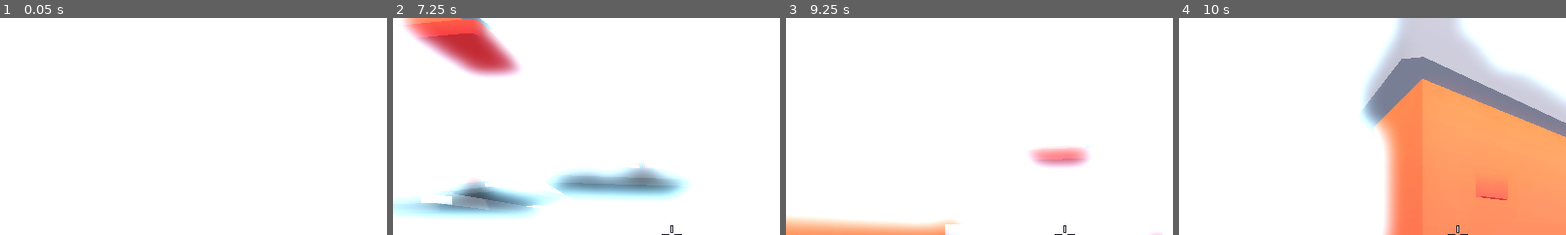
Above: before the commit, frames 1-4 (left to right).
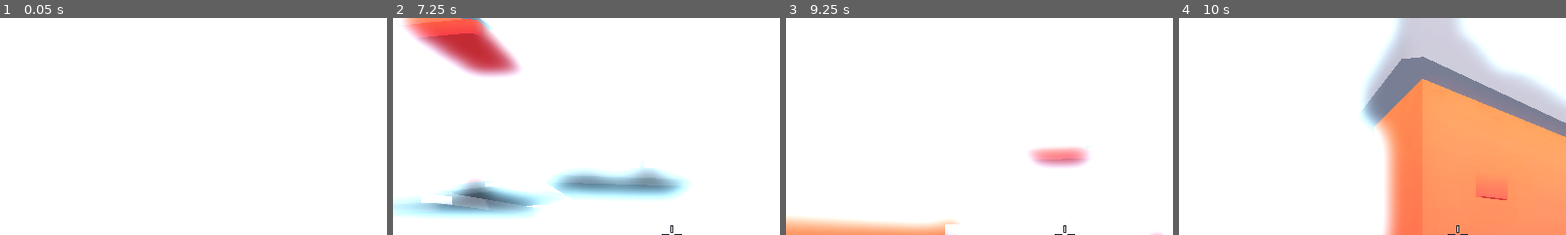
Above: after the commit, the same moments.

Repository: marcospb19/firestone
Game: Godot game, scene res://src/scenes/main.tscn
The game is run twice, just before and just after one commit, with the same random seed, the same clock (stepped at 60 frames per second) and the same inputs.
Inputs (mouse positions are % of the whole screen's width and height, from its top left):
- Up to frame 1 (0.05 s): no input
- Up to frame 2 (7.25 s): move the mouse to (55, 50) at 0.52 s; hold W (move_forward) 0.53-5.78 s; click (55, 50) at 0.6 s; tap Space (jump) at 0.77, 1.52, 3.02, 3.77, 4.52, 6.02, 6.77 s; move the mouse to (45, 50) at 1.27 s; tap Q (weapon_toggle) every 1.5 s from 1.35 to 5.85 s; move the mouse to (52, 48) at 2.02 s; click (52, 48) at 2.1 s; move the mouse to (49, 52) at 2.77 s; move the mouse to (57, 51) at 3.52 s; click (57, 51) at 3.6 s; move the mouse to (42, 49) at 4.27 s; move the mouse to (51, 50) at 5.02 s; click (51, 50) at 5.1 s; move the mouse to (46, 48) at 5.77 s; hold D (move_right) 5.78-6.53 s; move the mouse to (55, 50) at 6.52 s; hold W (move_forward) from 6.53 s (still down); click (55, 50) at 6.6 s
- Up to frame 3 (9.25 s): move the mouse to (45, 50) at 7.27 s; tap Q (weapon_toggle) at 7.35, 8.85 s; tap Space (jump) at 7.52, 9.02 s; move the mouse to (52, 48) at 8.02 s; click (52, 48) at 8.1 s; move the mouse to (49, 52) at 8.77 s; release W (move_forward) at 8.78 s; hold A (move_left) from 8.78 s (still down)
- Up to frame 4 (10 s): move the mouse to (57, 51) at 9.52 s; release A (move_left) at 9.53 s; hold W (move_forward) from 9.53 s (still down); click (57, 51) at 9.6 s; tap Space (jump) at 9.77 s
The pictures show only the part of the screen within x 14-64%, y 0-50%; the shares and areas given below are measured in that part.

The runs differ from the first frame. In frame 2, 0.5% of the frame differs, in the area x 40-66%, y 67-79%; in frame 3, less than 0.1%; in frame 4, nothing differs.

Commit message:
fix enemies using local position for turning

Diff:
--- a/src/scenes/main.tscn
+++ b/src/scenes/main.tscn
@@ -90,7 +90,7 @@
 player = NodePath("../../Player")
 
 [node name="enemy-flying3" parent="Enemies" node_paths=PackedStringArray("player") instance=ExtResource("8_7ty2f")]
-transform = Transform3D(-0.707107, 0, -0.707107, 0, 1, 0, 0.707107, 0, -0.707107, 5.5, -11.1161, 9)
+transform = Transform3D(-0.707107, 0, -0.707107, 0, 1, 0, 0.707107, 0, -0.707107, 5.5, 2.15426, 9)
 player = NodePath("../../Player")
 
 [node name="Level" type="Node" parent="."]
--- a/src/scripts/enemy.gd
+++ b/src/scripts/enemy.gd
@@ -13,7 +13,7 @@
 
 
 func _process(delta: float):
-	self.look_at(player.position + Vector3.UP * 0.5, Vector3.UP, true)  # Look at player
+	self.look_at(player.global_position + Vector3.UP * 0.5, Vector3.UP, true)  # Look at player
 	position.y += cos(time * 5) * delta  # Up and down swing
 	time += delta
 
